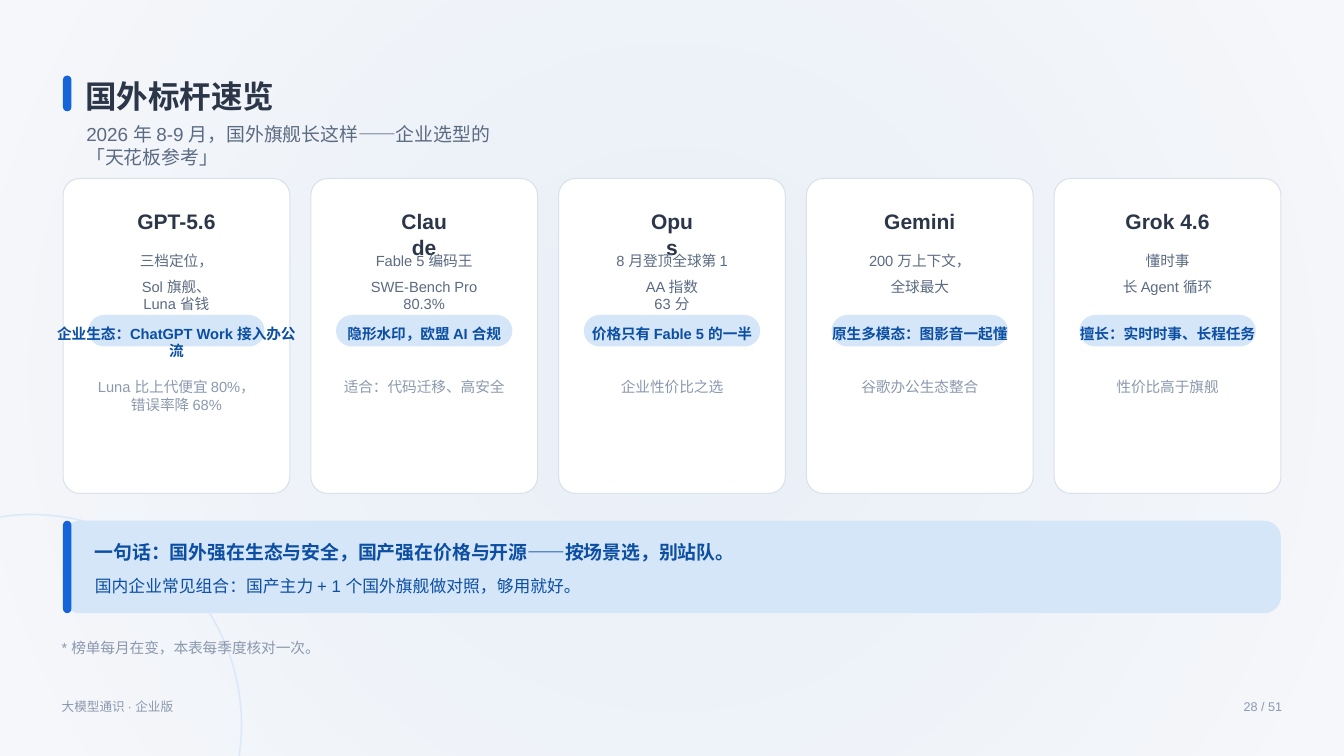
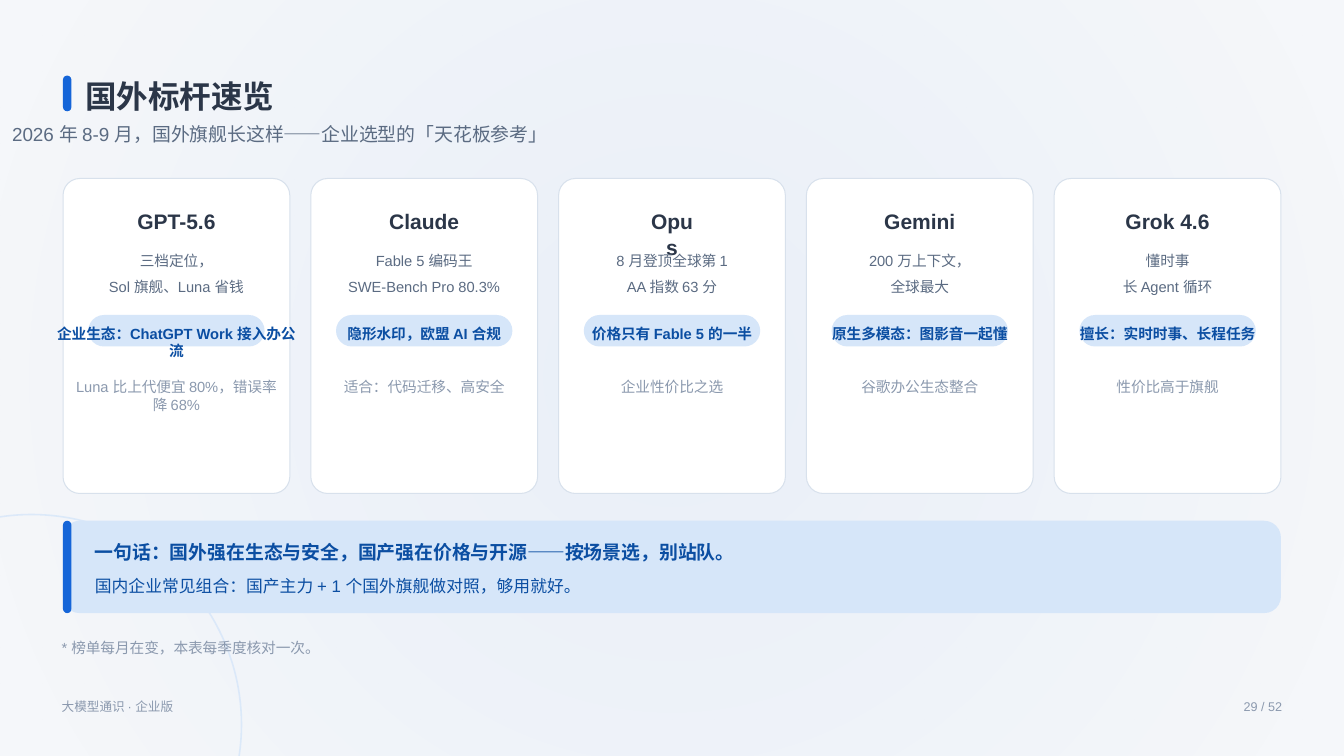
Before and after one commit to swift3000/qiyepinpeixun, a slide deck: slide 29 of 企业AI培训_交付包/初级课程_完整交付包/03_PPT课件/通用基础_PPT1_v3.pptx (slide 28 before the commit). Drawn at 1344x756 pixels with LibreOffice and Linux fonts; fonts in the diff are those of the drawing. Boxes give left, top, right and bottom in pixels: in the first picture for what was removed or moved away, otherwise in the second. Text is boxed around its words. In the diff, an @@ line names an element or a change of style, - is before the commit and + after.

```diff
--- a/企业AI培训_交付包/初级课程_完整交付包/03_PPT课件/通用基础_PPT1_v3.pptx
+++ b/企业AI培训_交付包/初级课程_完整交付包/03_PPT课件/通用基础_PPT1_v3.pptx
@@ text "2026 年 8-9 月，国外旗舰长这样——企业选型的「天花板参考」" rewrapped from [86, 125, 490, 166] to [12, 125, 548, 143] @@
@@ text "Claude" rewrapped from [400, 209, 449, 242] to [389, 213, 459, 229] @@
@@ text "Sol 旗舰、Luna 省钱" rewrapped from [142, 280, 211, 310] to [109, 279, 244, 293] @@
@@ text "SWE-Bench Pro 80.3%" rewrapped from [371, 281, 477, 309] to [348, 281, 499, 292] @@
@@ text "AA 指数 63 分" rewrapped from [646, 279, 698, 310] to [627, 279, 717, 293] @@
@@ text "Luna 比上代便宜 80%，错误率降 68%" rewrapped from [98, 380, 255, 411] to [76, 380, 277, 411] @@
@@ text at [1244, 702, 1282, 711]: text changed @@
-28 / 51
+29 / 52
```
Also in this commit, not shown: 41 other slides changed, 1 slide added.
